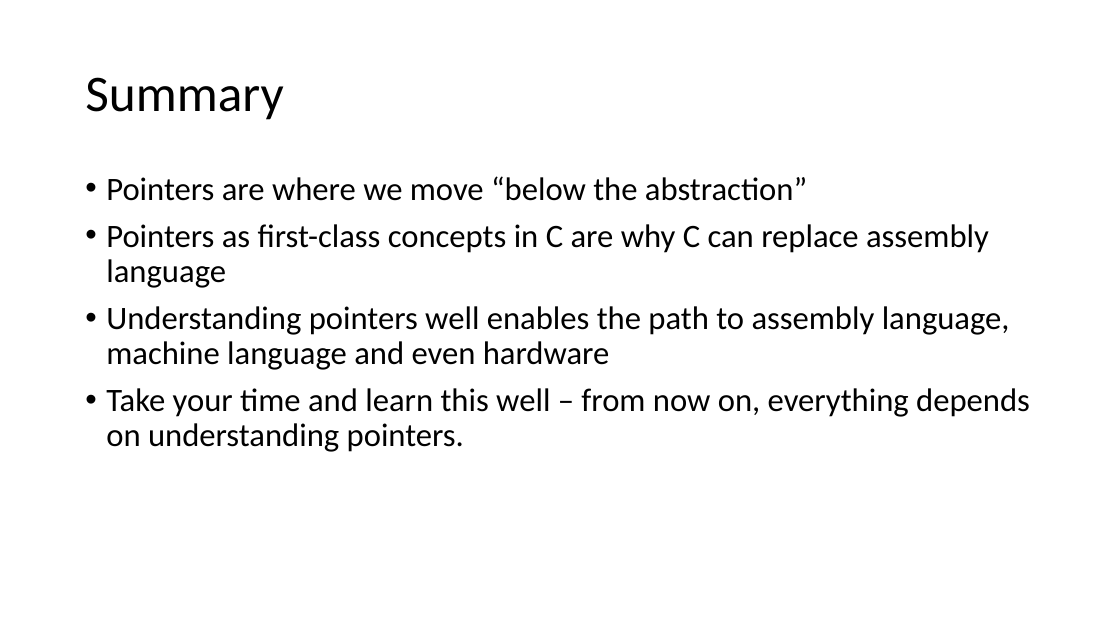
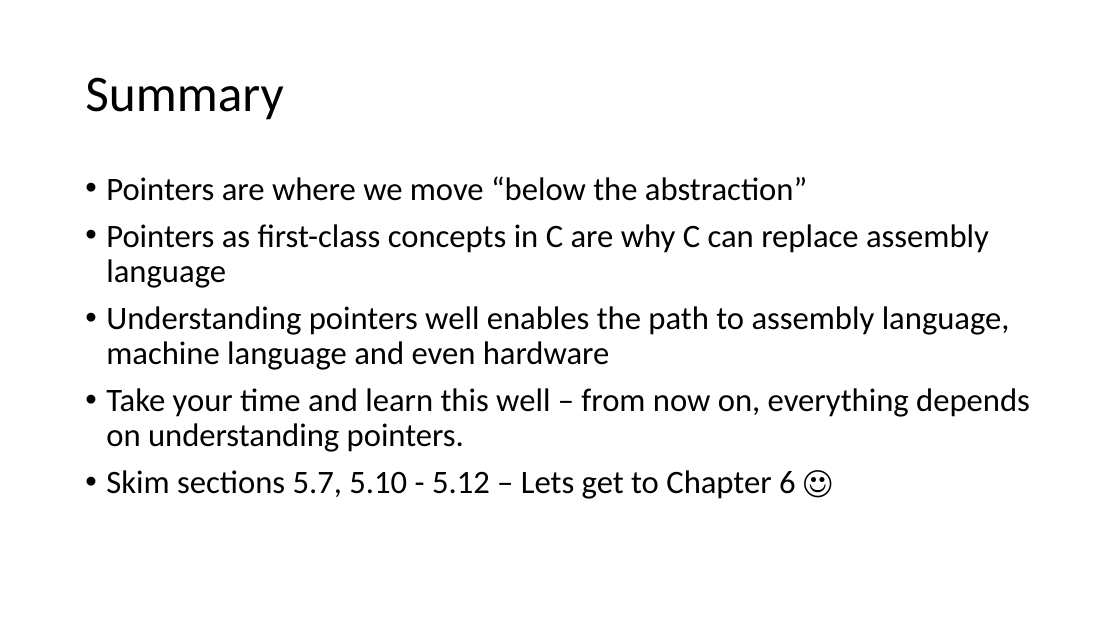
Before and after one commit to csev/cc4e, a slide deck: slide 12 of lectures/KR-5.pptx (slide 10 before the commit). Drawn at 1120x630 pixels with LibreOffice and Linux fonts; fonts in the diff are those of the drawing. Boxes give left, top, right and bottom in pixels: in the first picture for what was removed or moved away, otherwise in the second. Text is boxed around its words. In the diff, an @@ line names an element or a change of style, - is before the commit and + after.

Commit message:
Chapter 6 underway.

```diff
--- a/lectures/KR-5.pptx
+++ b/lectures/KR-5.pptx
@@ text at bbox=[106, 470, 796, 499]: paragraph added @@
+• Skim sections 5.7, 5.10 - 5.12 – Lets get to Chapter 6 ☺
```
Also in this commit, not shown: 1 other slide changed, 2 slides added, 2 other files.
